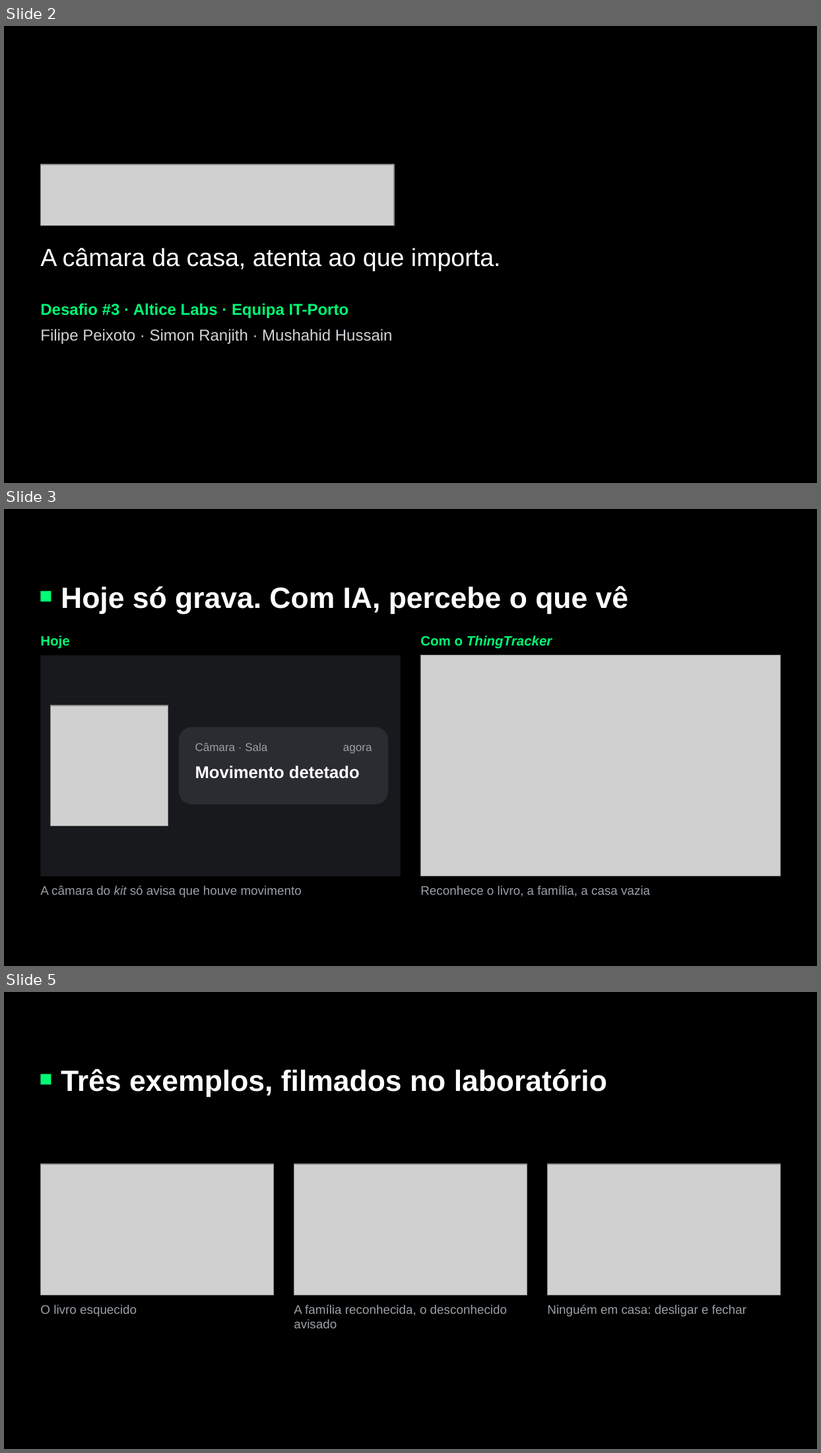
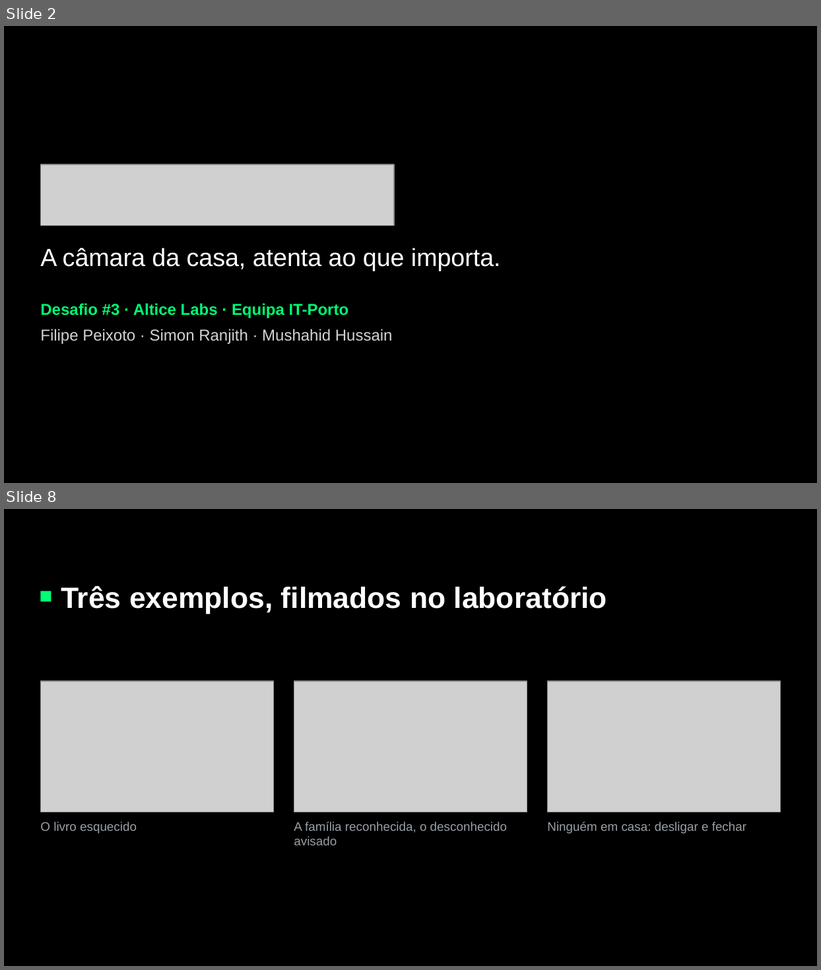
Before and after one commit to F1lipe01/hackathon-techweek, a slide deck: deliverables/deck/ThingTracker - Pitch 5 min.pptx. Shown one above the other, each under a label of ours: slides 2, 3 and 5 before the commit, slides 2 and 8 after it; the slides between them are not shown. The pictures are 821x1453 and 821x970 pixels, drawn with LibreOffice and Linux fonts; fonts in the diff are those of the drawing; grey boxes stand for pictures; background and template pictures are left out. Boxes give left, top, right and bottom in pixels: in the first picture for what was removed or moved away, otherwise in the second. Text is boxed around its words. In the diff, an @@ line names an element or a change of style, - is before the commit and + after.

```diff
--- a/deliverables/deck/ThingTracker - Pitch 5 min.pptx
+++ b/deliverables/deck/ThingTracker - Pitch 5 min.pptx
@@ slide 3 removed at [4,509,817,966], background #000000 @@
@@ text removed at [61,586,628,614] @@
-Hoje só grava. Com IA, percebe o que vê
@@ rectangle removed at [40,591,51,601] @@
@@ text removed at [40,636,69,649] @@
-Hoje
@@ text removed at [420,636,552,649] @@
-Com o ThingTracker
@@ rectangle removed at [40,656,400,877] @@
@@ picture removed at [420,656,780,877] @@
@@ picture removed at [50,706,168,826] @@
@@ rounded rectangle removed at [179,727,389,805] @@
@@ text removed at [195,743,267,751] @@
-Câmara · Sala
@@ text removed at [343,745,372,754] @@
-agora
@@ text removed at [195,766,360,779] @@
-Movimento detetado
@@ text removed at [40,886,302,898] @@
-A câmara do kit só avisa que houve movimento
@@ text removed at [420,886,650,897] @@
-Reconhece o livro, a família, a casa vazia
@@ what was slide 5 is now slide 8 @@
```
Also in this commit, not shown: 5 slides added, 1 other slide removed, 3 other files.
